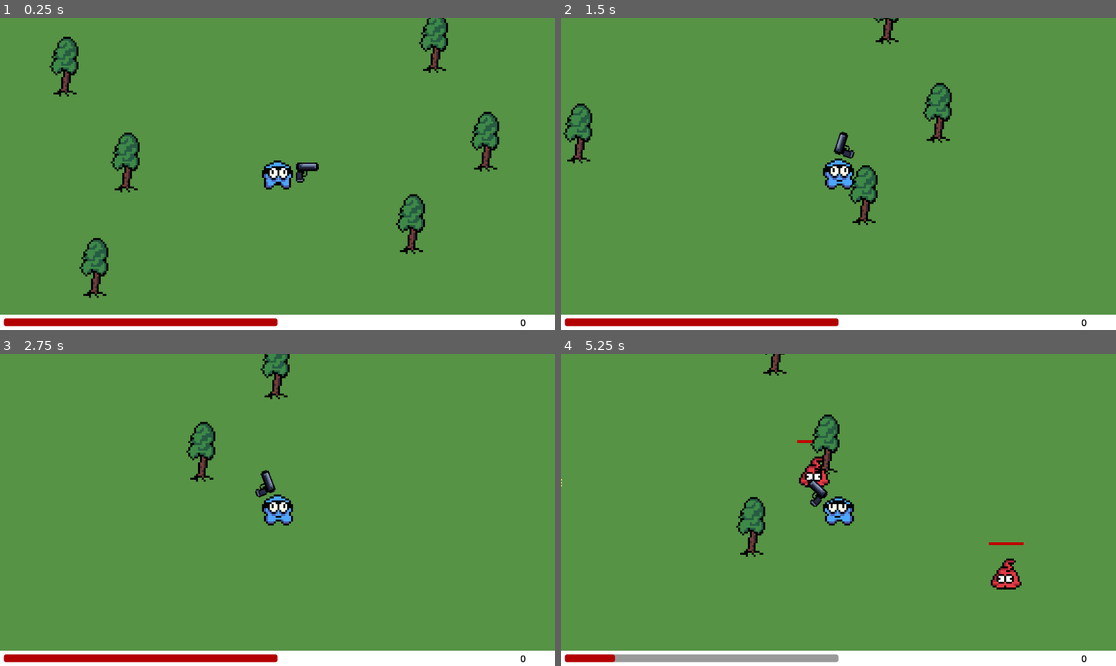
Above: before the commit, frames 1-4 (two rows, left to right).
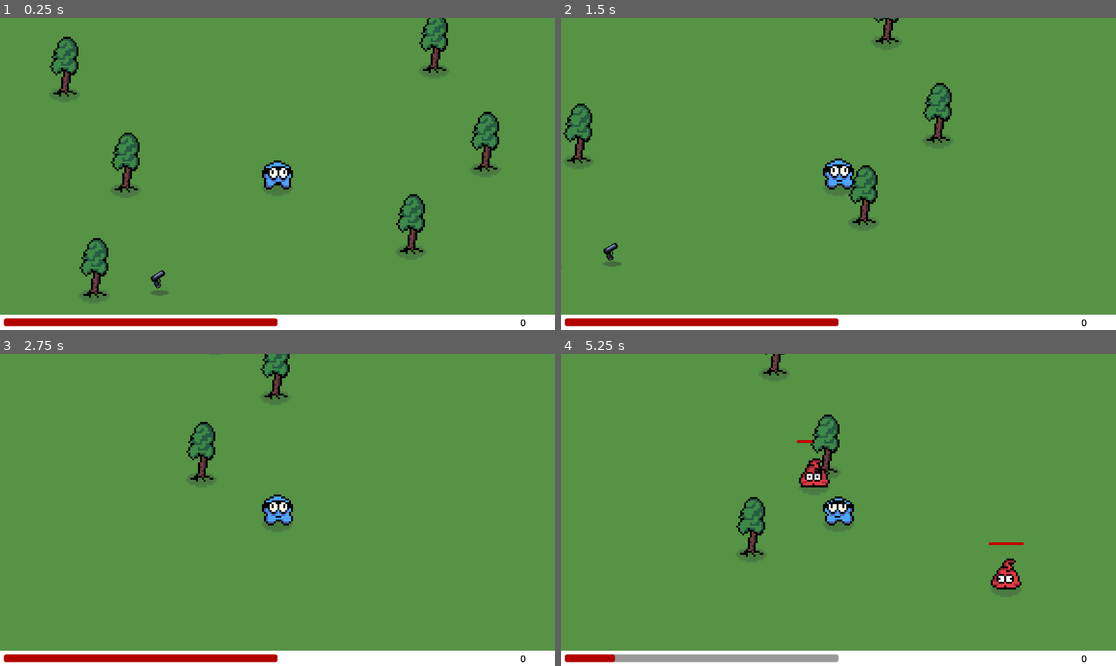
Above: after the commit, the same moments.

Repository: MicCode/zbra-survivors
Game: Godot game, scene res://game.tscn
The game is run twice, just before and just after one commit, with the same random seed, the same clock (stepped at 60 frames per second) and the same inputs.
Inputs:
- Up to frame 1 (0.25 s): no input
- Up to frame 2 (1.5 s): hold D (move_right) 0.53-1.28 s; hold S (move_down) from 1.28 s (still down)
- Up to frame 3 (2.75 s): release S (move_down) at 2.03 s; hold D (move_right) from 2.03 s (still down)
- Up to frame 4 (5.25 s): release D (move_right) at 2.78 s; hold W (move_up) 2.78-3.53 s; hold A (move_left) 3.53-5.03 s; hold S (move_down) from 5.03 s (still down)

The runs differ from the first frame. In frame 1, 0.8% of the frame differs, in the area x 9-90%, y 15-91%; in frame 2, 0.7%; in frame 3, 0.4%; in frame 4, 0.7%.

Commit message:
feat: loot system

Diff:
--- /dev/null
+++ b/entities/collectibles/Collectible.gd
@@ -0,0 +1,7 @@
+extends StaticBody2D
+class_name Collectible
+
+@export var display_name: String = "collectible"
+
+func get_display_name() -> String:
+	return display_name
--- /dev/null
+++ b/entities/collectibles/Collectible.tscn
@@ -0,0 +1,69 @@
+[gd_scene load_steps=6 format=3 uid="uid://dpqk78rbe30jr"]
+
+[ext_resource type="Script" path="res://entities/collectibles/Collectible.gd" id="1_pakd1"]
+[ext_resource type="Texture2D" uid="uid://dwuk1wotf6y50" path="res://sprites/shadow.png" id="2_l5uqt"]
+
+[sub_resource type="CircleShape2D" id="CircleShape2D_5qasv"]
+radius = 16.0
+
+[sub_resource type="Animation" id="Animation_r6h18"]
+resource_name = "float"
+length = 2.0
+loop_mode = 1
+tracks/0/type = "value"
+tracks/0/imported = false
+tracks/0/enabled = true
+tracks/0/path = NodePath("Sprite:position")
+tracks/0/interp = 1
+tracks/0/loop_wrap = true
+tracks/0/keys = {
+"times": PackedFloat32Array(0, 1, 2),
+"transitions": PackedFloat32Array(1, 1, 1),
+"update": 0,
+"values": [Vector2(0, -3), Vector2(0, 0), Vector2(0, -3)]
+}
+tracks/1/type = "value"
+tracks/1/imported = false
+tracks/1/enabled = true
+tracks/1/path = NodePath("Sprite:rotation")
+tracks/1/interp = 1
+tracks/1/loop_wrap = true
+tracks/1/keys = {
+"times": PackedFloat32Array(0, 1, 2),
+"transitions": PackedFloat32Array(1, 1, 1),
+"update": 0,
+"values": [-0.610865, -0.523599, -0.610865]
+}
+
+[sub_resource type="AnimationLibrary" id="AnimationLibrary_t43hf"]
+_data = {
+"float": SubResource("Animation_r6h18")
+}
+
+[node name="Collectible" type="StaticBody2D"]
+scale = Vector2(2, 2)
+collision_layer = 16
+collision_mask = 0
+script = ExtResource("1_pakd1")
+
+[node name="CollisionShape2D" type="CollisionShape2D" parent="."]
+shape = SubResource("CircleShape2D_5qasv")
+
+[node name="Sprite" type="Sprite2D" parent="."]
+unique_name_in_owner = true
+position = Vector2(0, -3)
+rotation = -0.610865
+texture = ExtResource("2_l5uqt")
+
+[node name="AnimationPlayer" type="AnimationPlayer" parent="."]
+libraries = {
+"": SubResource("AnimationLibrary_t43hf")
+}
+autoplay = "float"
+speed_scale = 2.0
+
+[node name="Shadow" type="Sprite2D" parent="."]
+modulate = Color(1, 1, 1, 0.313726)
+position = Vector2(0.5, 10.5)
+scale = Vector2(1.21875, 0.75)
+texture = ExtResource("2_l5uqt")
--- /dev/null
+++ b/entities/collectibles/weapons/BasicGunCollectible.gd
@@ -0,0 +1 @@
+extends GunCollectible
--- /dev/null
+++ b/entities/collectibles/weapons/BasicGunCollectible.tscn
@@ -0,0 +1,12 @@
+[gd_scene load_steps=4 format=3 uid="uid://bspw82fhsmgk3"]
+
+[ext_resource type="Script" path="res://entities/collectibles/weapons/BasicGunCollectible.gd" id="1_pakd1"]
+[ext_resource type="PackedScene" uid="uid://dpqk78rbe30jr" path="res://entities/collectibles/Collectible.tscn" id="1_rpajl"]
+[ext_resource type="Texture2D" uid="uid://c6s0dhmit678" path="res://sprites/gun.png" id="1_s2b2s"]
+
+[node name="BasicGunCollectible" instance=ExtResource("1_rpajl")]
+script = ExtResource("1_pakd1")
+display_name = "basic_gun"
+
+[node name="Sprite" parent="." index="1"]
+texture = ExtResource("1_s2b2s")
--- /dev/null
+++ b/entities/collectibles/weapons/gun_collectible.gd
@@ -0,0 +1,2 @@
+extends Collectible
+class_name GunCollectible
--- a/entities/ennemies/mob-1/mob-1.tscn
+++ b/entities/ennemies/mob-1/mob-1.tscn
@@ -1,7 +1,8 @@
-[gd_scene load_steps=14 format=3 uid="uid://ci36jx3vvoocj"]
+[gd_scene load_steps=15 format=3 uid="uid://ci36jx3vvoocj"]
 
 [ext_resource type="Script" path="res://entities/ennemies/mob-1/mob-1.gd" id="1_hsysf"]
 [ext_resource type="Texture2D" uid="uid://bvkjjs72fxg4x" path="res://entities/ennemies/mob-1/mob-1-dead.png" id="1_qppga"]
+[ext_resource type="Texture2D" uid="uid://dwuk1wotf6y50" path="res://sprites/shadow.png" id="2_61tpv"]
 [ext_resource type="Texture2D" uid="uid://bceetuo4sphb" path="res://entities/ennemies/mob-1/mob-1-hurt.png" id="2_uknuq"]
 [ext_resource type="Texture2D" uid="uid://curemujf2tqhp" path="res://entities/ennemies/mob-1/mob-1-walk.png" id="3_sy8iv"]
 [ext_resource type="PackedScene" uid="uid://cl0vk4malih5v" path="res://components/healthbar/HealthComponent.tscn" id="4_nrwle"]
@@ -72,6 +73,12 @@
 collision_mask = 14
 script = ExtResource("1_hsysf")
 
+[node name="Shadow" type="Sprite2D" parent="."]
+modulate = Color(1, 1, 1, 0.196078)
+position = Vector2(0, -8)
+scale = Vector2(2, 2)
+texture = ExtResource("2_61tpv")
+
 [node name="Sprite" type="AnimatedSprite2D" parent="."]
 unique_name_in_owner = true
 position = Vector2(0, -16)
--- a/entities/environment/tree.tscn
+++ b/entities/environment/tree.tscn
@@ -1,6 +1,7 @@
-[gd_scene load_steps=6 format=3 uid="uid://brp1lqe74y0on"]
+[gd_scene load_steps=7 format=3 uid="uid://brp1lqe74y0on"]
 
-[ext_resource type="Texture2D" uid="uid://bvmtbfx0kym78" path="res://entities/environment/tree-idle.png" id="1_lq71w"]
+[ext_resource type="Texture2D" uid="uid://bvmtbfx0kym78" path="res://sprites/tree-idle.png" id="1_lq71w"]
+[ext_resource type="Texture2D" uid="uid://dwuk1wotf6y50" path="res://sprites/shadow.png" id="1_xbm4e"]
 
 [sub_resource type="AtlasTexture" id="AtlasTexture_3oxiw"]
 atlas = ExtResource("1_lq71w")
@@ -33,6 +34,12 @@
 collision_layer = 4
 collision_mask = 0
 
+[node name="Shadow" type="Sprite2D" parent="."]
+modulate = Color(1, 1, 1, 0.196078)
+position = Vector2(-0.5, -6)
+scale = Vector2(2, 2)
+texture = ExtResource("1_xbm4e")
+
 [node name="Sprite" type="AnimatedSprite2D" parent="."]
 unique_name_in_owner = true
 position = Vector2(0, -26)
--- /dev/null
+++ b/entities/equipments/equipment_item.gd
@@ -0,0 +1,2 @@
+extends Node
+class_name EquipmentItem
--- /dev/null
+++ b/entities/equipments/guns/basic-gun/BasicGun.gd
@@ -0,0 +1 @@
+extends Gun
--- /dev/null
+++ b/entities/equipments/guns/basic-gun/BasicGun.tscn
@@ -0,0 +1,7 @@
+[gd_scene load_steps=3 format=3 uid="uid://b6eulufrnjviy"]
+
+[ext_resource type="PackedScene" uid="uid://cdr8rck7r5wts" path="res://entities/equipments/guns/gun.tscn" id="1_ybp5n"]
+[ext_resource type="Script" path="res://entities/equipments/guns/basic-gun/BasicGun.gd" id="2_of6s7"]
+
+[node name="BasicGun" instance=ExtResource("1_ybp5n")]
+script = ExtResource("2_of6s7")
--- a/entities/equipments/basic-gun/basic-gun.gd
+++ b/entities/equipments/guns/gun.gd
@@ -1,4 +1,5 @@
 extends Area2D
+class_name Gun
 
 @export var range = 200.0
 @export var fire_rate = 1.0
--- a/entities/equipments/basic-gun/basic-gun.tscn
+++ b/entities/equipments/guns/gun.tscn
@@ -1,19 +1,19 @@
 [gd_scene load_steps=9 format=3 uid="uid://cdr8rck7r5wts"]
 
-[ext_resource type="Script" path="res://entities/equipments/basic-gun/basic-gun.gd" id="1_1l5ed"]
-[ext_resource type="Texture2D" uid="uid://xnd37rmkthv" path="res://entities/equipments/basic-gun/gun-firing.png" id="2_6jynd"]
-[ext_resource type="Texture2D" uid="uid://c6s0dhmit678" path="res://entities/equipments/basic-gun/gun.png" id="3_ojpaw"]
-[ext_resource type="AudioStream" uid="uid://bj4sa5fvnssia" path="res://sounds/shoot.wav" id="4_7juh6"]
+[ext_resource type="Script" path="res://entities/equipments/guns/gun.gd" id="1_wwnuv"]
+[ext_resource type="Texture2D" uid="uid://xnd37rmkthv" path="res://sprites/gun-firing.png" id="2_aj33k"]
+[ext_resource type="Texture2D" uid="uid://c6s0dhmit678" path="res://sprites/gun.png" id="3_0sfdt"]
+[ext_resource type="AudioStream" uid="uid://bj4sa5fvnssia" path="res://sounds/shoot.wav" id="4_fv3jv"]
 
 [sub_resource type="CircleShape2D" id="CircleShape2D_th6yu"]
 radius = 200.0
 
 [sub_resource type="AtlasTexture" id="AtlasTexture_u6oin"]
-atlas = ExtResource("2_6jynd")
+atlas = ExtResource("2_aj33k")
 region = Rect2(16, 0, 16, 16)
 
 [sub_resource type="AtlasTexture" id="AtlasTexture_3reau"]
-atlas = ExtResource("2_6jynd")
+atlas = ExtResource("2_aj33k")
 region = Rect2(0, 0, 16, 16)
 
 [sub_resource type="SpriteFrames" id="SpriteFrames_ajgoq"]
@@ -31,17 +31,17 @@
 }, {
 "frames": [{
 "duration": 1.0,
-"texture": ExtResource("3_ojpaw")
+"texture": ExtResource("3_0sfdt")
 }],
 "loop": false,
 "name": &"idle",
 "speed": 5.0
 }]
 
-[node name="Basic-gun" type="Area2D"]
+[node name="Gun" type="Area2D"]
 collision_layer = 2
 collision_mask = 2
-script = ExtResource("1_1l5ed")
+script = ExtResource("1_wwnuv")
 
 [node name="Reach" type="CollisionShape2D" parent="."]
 unique_name_in_owner = true
--- a/entities/player/player.gd
+++ b/entities/player/player.gd
@@ -9,10 +9,11 @@
 const DAMAGE_RATE = 50.0
 
 var is_alive = true
+var equiped_gun: Gun
 
 func _ready():
 	health = max_health
-	update_health()
+	init_health()
 
 func _physics_process(delta):
 	if is_alive:
@@ -31,20 +32,34 @@
 			%Sprite.play("idle")
 
 		# Collisions -----------------------------------------------------------------------------
-		var overlapping = %HurtBox.get_overlapping_bodies()
-		if overlapping.size() > 0:
-			health -= DAMAGE_RATE * overlapping.size() * delta
+		var overlapping_ennemies = %HurtBox.get_overlapping_bodies()
+		if overlapping_ennemies.size() > 0:
+			health -= DAMAGE_RATE * overlapping_ennemies.size() * delta
 			%Health.current_health = health
 			health_changed.emit(health)
 
 			if health <= 0:
-				health_depleted.emit()
-				is_alive = false
-				%Sprite.queue_free()
-				%Gun.queue_free()
+				die()
+
+		var overlapping_collectibles = %CollectRadius.get_overlapping_bodies()
+		if overlapping_collectibles.size() > 0:
+			for collectible in overlapping_collectibles:
+				var equipment = LootTable.get_equipment(collectible)
+				if equipment != null:
+					if equipment is Gun && !equiped_gun:
+						equiped_gun = equipment
+						add_child(equiped_gun)
+						collectible.queue_free()
 
 
-func update_health():
+func init_health():
 	%Health.max_health = max_health
 	%Health.current_health = health
 	health_changed.emit(health)
+
+func die():
+	health_depleted.emit()
+	is_alive = false
+	%Sprite.queue_free()
+	if equiped_gun != null:
+		equiped_gun.queue_free()
--- a/entities/player/player.tscn
+++ b/entities/player/player.tscn
@@ -1,9 +1,9 @@
-[gd_scene load_steps=13 format=3 uid="uid://gdo7fmio88fn"]
+[gd_scene load_steps=14 format=3 uid="uid://gdo7fmio88fn"]
 
 [ext_resource type="Script" path="res://entities/player/player.gd" id="1_teghp"]
-[ext_resource type="Texture2D" uid="uid://mbgktmkokcql" path="res://entities/player/player-idle.png" id="1_xqxvm"]
-[ext_resource type="Texture2D" uid="uid://bjwiq2q541nft" path="res://entities/player/player-walk.png" id="2_e00jb"]
-[ext_resource type="PackedScene" uid="uid://cdr8rck7r5wts" path="res://entities/equipments/basic-gun/basic-gun.tscn" id="4_8ima8"]
+[ext_resource type="Texture2D" uid="uid://mbgktmkokcql" path="res://sprites/player-idle.png" id="1_xqxvm"]
+[ext_resource type="Texture2D" uid="uid://bjwiq2q541nft" path="res://sprites/player-walk.png" id="2_e00jb"]
+[ext_resource type="Texture2D" uid="uid://dwuk1wotf6y50" path="res://sprites/shadow.png" id="2_hvbpw"]
 [ext_resource type="PackedScene" uid="uid://cl0vk4malih5v" path="res://components/healthbar/HealthComponent.tscn" id="5_yybqa"]
 
 [sub_resource type="AtlasTexture" id="AtlasTexture_ie2s4"]
@@ -53,10 +53,19 @@
 [sub_resource type="CircleShape2D" id="CircleShape2D_l4us1"]
 radius = 23.5053
 
+[sub_resource type="CircleShape2D" id="CircleShape2D_4lpg2"]
+radius = 35.5035
+
 [node name="Player" type="CharacterBody2D"]
 scale = Vector2(2, 2)
 collision_mask = 7
 script = ExtResource("1_teghp")
+
+[node name="Shadow" type="Sprite2D" parent="."]
+modulate = Color(1, 1, 1, 0.196078)
+position = Vector2(0, 7)
+scale = Vector2(2, 2)
+texture = ExtResource("2_hvbpw")
 
 [node name="Sprite" type="AnimatedSprite2D" parent="."]
 unique_name_in_owner = true
@@ -71,12 +80,8 @@
 
 [node name="Camera2D" type="Camera2D" parent="."]
 
-[node name="Gun" parent="." instance=ExtResource("4_8ima8")]
-unique_name_in_owner = true
-
 [node name="Health" parent="." instance=ExtResource("5_yybqa")]
 unique_name_in_owner = true
-visible = false
 position = Vector2(0, -25)
 visible_bar = false
 
@@ -88,3 +93,12 @@
 [node name="shape" type="CollisionShape2D" parent="HurtBox"]
 shape = SubResource("CircleShape2D_l4us1")
 debug_color = Color(0.998759, 0, 0.1334, 0.42)
+
+[node name="CollectRadius" type="Area2D" parent="."]
+unique_name_in_owner = true
+collision_layer = 0
+collision_mask = 16
+
+[node name="CollisionShape2D" type="CollisionShape2D" parent="CollectRadius"]
+shape = SubResource("CircleShape2D_4lpg2")
+debug_color = Color(0.190698, 0.631057, 0.345587, 0.42)
--- a/entities/projectiles/simple-bullet/simple-bullet.tscn
+++ b/entities/projectiles/simple-bullet/simple-bullet.tscn
@@ -1,7 +1,7 @@
 [gd_scene load_steps=7 format=3 uid="uid://cr2atmw7lsjf5"]
 
 [ext_resource type="Script" path="res://entities/projectiles/simple-bullet/simple-bullet.gd" id="1_pubp6"]
-[ext_resource type="Texture2D" uid="uid://chvpktuin6q7y" path="res://entities/projectiles/simple-bullet/simple-bullet.png" id="2_11e8t"]
+[ext_resource type="Texture2D" uid="uid://chvpktuin6q7y" path="res://sprites/simple-bullet.png" id="2_11e8t"]
 
 [sub_resource type="CircleShape2D" id="CircleShape2D_o6s6x"]
 radius = 8.0
@@ -24,7 +24,7 @@
 "texture": SubResource("AtlasTexture_7rdc7")
 }],
 "loop": true,
-"name": &"default",
+"name": &"fly",
 "speed": 5.0
 }]
 
@@ -34,11 +34,17 @@
 collision_mask = 6
 script = ExtResource("1_pubp6")
 
+[node name="VisibleOnScreenEnabler2D" type="VisibleOnScreenEnabler2D" parent="."]
+position = Vector2(1.19209e-07, 1.78814e-07)
+scale = Vector2(0.6, 0.6)
+
 [node name="CollisionShape2D" type="CollisionShape2D" parent="."]
 shape = SubResource("CircleShape2D_o6s6x")
 
 [node name="AnimatedSprite2D" type="AnimatedSprite2D" parent="."]
 scale = Vector2(2, 2)
 sprite_frames = SubResource("SpriteFrames_thl04")
+animation = &"fly"
+autoplay = "fly"
 
 [connection signal="body_entered" from="." to="." method="_on_body_entered"]
--- a/game.tscn
+++ b/game.tscn
@@ -1,10 +1,11 @@
-[gd_scene load_steps=10 format=3 uid="uid://kmn6ndwu5otj"]
+[gd_scene load_steps=11 format=3 uid="uid://kmn6ndwu5otj"]
 
 [ext_resource type="Script" path="res://game.gd" id="1_nconj"]
 [ext_resource type="PackedScene" uid="uid://gdo7fmio88fn" path="res://entities/player/player.tscn" id="1_vgovh"]
 [ext_resource type="PackedScene" uid="uid://brp1lqe74y0on" path="res://entities/environment/tree.tscn" id="2_xc4fa"]
 [ext_resource type="PackedScene" uid="uid://b3rym5f07tq1c" path="res://ui/pause-menu.tscn" id="4_u3m6b"]
 [ext_resource type="PackedScene" uid="uid://deyu38p7ie4ql" path="res://ui/game-over.tscn" id="5_puroo"]
+[ext_resource type="PackedScene" uid="uid://bspw82fhsmgk3" path="res://entities/collectibles/weapons/BasicGunCollectible.tscn" id="6_5n8pi"]
 
 [sub_resource type="Curve2D" id="Curve2D_rf5nu"]
 _data = {
@@ -74,7 +75,7 @@
 
 [node name="SpawnPoint" type="PathFollow2D" parent="Player/SpawnPath"]
 unique_name_in_owner = true
-position = Vector2(-77.6012, -186.877)
+position = Vector2(-77.6009, -186.877)
 rotation = -0.00821674
 progress = 228.408
 
@@ -130,6 +131,9 @@
 unique_name_in_owner = true
 visible = false
 
+[node name="BasicGunCollectible" parent="." instance=ExtResource("6_5n8pi")]
+position = Vector2(333, 546)
+
 [connection signal="health_changed" from="Player" to="." method="_on_player_health_changed"]
 [connection signal="health_depleted" from="Player" to="." method="_on_player_health_depleted"]
 [connection signal="timeout" from="MobSpawnTimer" to="." method="_on_mob_spawn_timer_timeout"]
--- /dev/null
+++ b/globals/loot_table.gd
@@ -0,0 +1,10 @@
+extends Node
+
+const BASIC_GUN_COLLECTIBLE = preload("res://entities/collectibles/weapons/BasicGunCollectible.tscn")
+const BASIC_GUN_EQUIPMENT = preload("res://entities/equipments/guns/basic-gun/BasicGun.tscn")
+
+func get_equipment(collectible: Collectible) -> EquipmentItem:
+	if collectible.display_name == "basic_gun":
+		return BASIC_GUN_EQUIPMENT.instantiate()
+	else:
+		return null
--- /dev/null
+++ b/globals/player_item.gd
@@ -0,0 +1,10 @@
+extends Node
+class_name PlayerItem
+
+var collectible: Collectible
+var equipment: EquipmentItem
+
+func new(_collectible: Collectible, _equipment: EquipmentItem) -> PlayerItem:
+	collectible = _collectible
+	equipment = _equipment
+	return self
--- a/project.godot
+++ b/project.godot
@@ -16,6 +16,10 @@
 config/features=PackedStringArray("4.2", "Forward Plus")
 boot_splash/show_image=false
 config/icon="res://icon.svg"
+
+[autoload]
+
+LootTable="*res://globals/loot_table.gd"
 
 [input]
 
@@ -51,6 +55,7 @@
 2d_physics/layer_2="ennemies"
 2d_physics/layer_3="environment"
 2d_physics/layer_4="projectiles"
+2d_physics/layer_5="collectibles"
 
 [rendering]
 
Not shown: 1 places in entities/equipments/guns/gun.tscn that only renumber resources
Renamed: entities/environment/grass-tile.png -> sprites/grass-tile.png
Not shown, added: sprites/grass-tile.png.import
Renamed: entities/equipments/basic-gun/gun-firing.png -> sprites/gun-firing.png
Not shown, changed: sprites/gun-firing.png.import
Renamed: entities/equipments/basic-gun/gun.png -> sprites/gun.png
Not shown, changed: sprites/gun.png.import
Renamed: entities/player/player-idle.png -> sprites/player-idle.png
Not shown, changed: sprites/player-idle.png.import
Renamed: entities/player/player-walk.png -> sprites/player-walk.png
Not shown, changed: sprites/player-walk.png.import
Binary file added: sprites/shadow.png
(and 5 more such lines)
